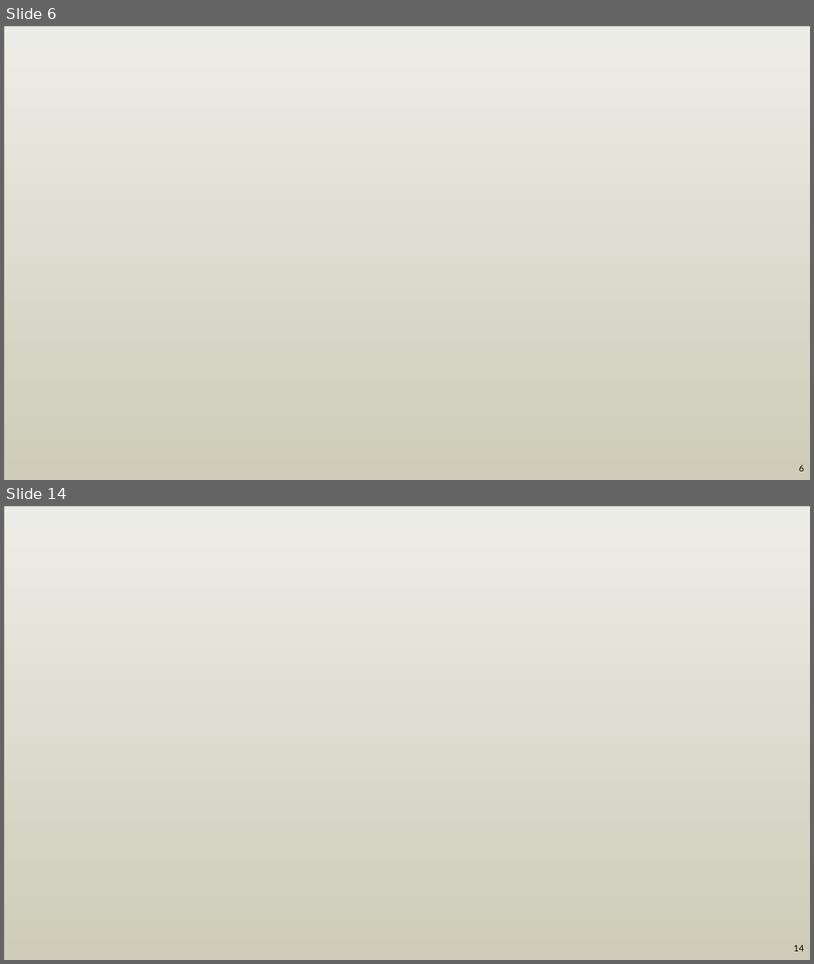
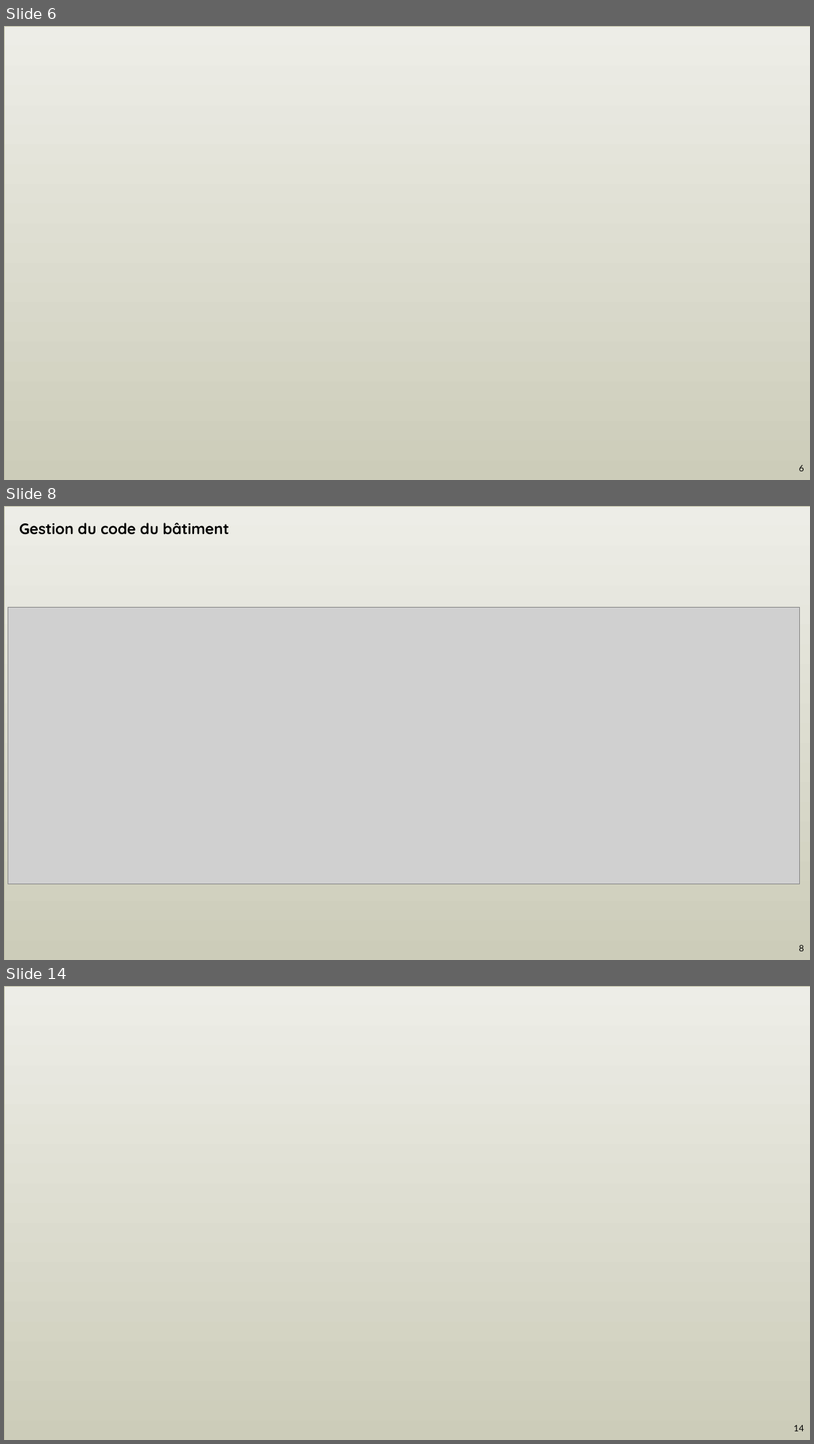
Before and after one commit to kuh-lip-soh/GL-S3, a slide deck: IS/Rapport 4. Conception détaillé.pptx. Shown one above the other, each under a label of ours: slides 6 and 14 before the commit, slides 6, 8 and 14 after it; the slides between them are not shown. The pictures are 814x964 and 814x1444 pixels, drawn with LibreOffice and Linux fonts; fonts in the diff are those of the drawing; grey boxes stand for pictures; background and template pictures are left out. Boxes give left, top, right and bottom in pixels: in the first picture for what was removed or moved away, otherwise in the second. Text is boxed around its words. In the diff, an @@ line names an element or a change of style, - is before the commit and + after.

```diff
--- a/IS/Rapport 4. Conception détaillé.pptx
+++ b/IS/Rapport 4. Conception détaillé.pptx
@@ slide 8 added at box(4, 506, 810, 960), background picture (left out); not listed: 1 template element that a slide beside it also shows @@
@@ rectangle added at box(4, 506, 810, 960), fill gradient #EEEEE8 to #CCCCBA, outline #BFBFA5 0.75 pt @@
@@ text added at box(19, 523, 229, 535), 18 pt, text #000000, bold @@
+Gestion du code du bâtiment
@@ picture added at box(8, 607, 800, 884) @@
@@ page number added at box(800, 944, 805, 951), 10.5 pt, text #000000 @@
+8
```
Also in this commit, not shown: 8 other slides added, 9 slides removed, 2 other files.
